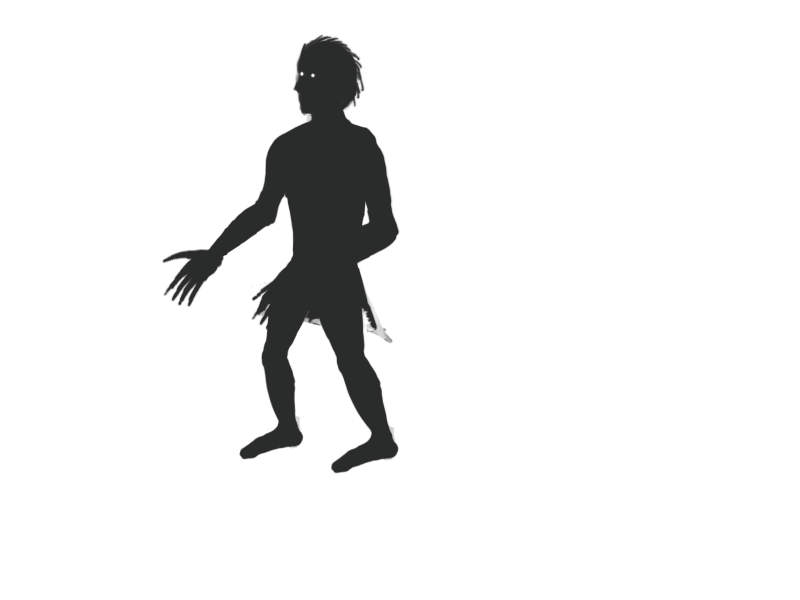
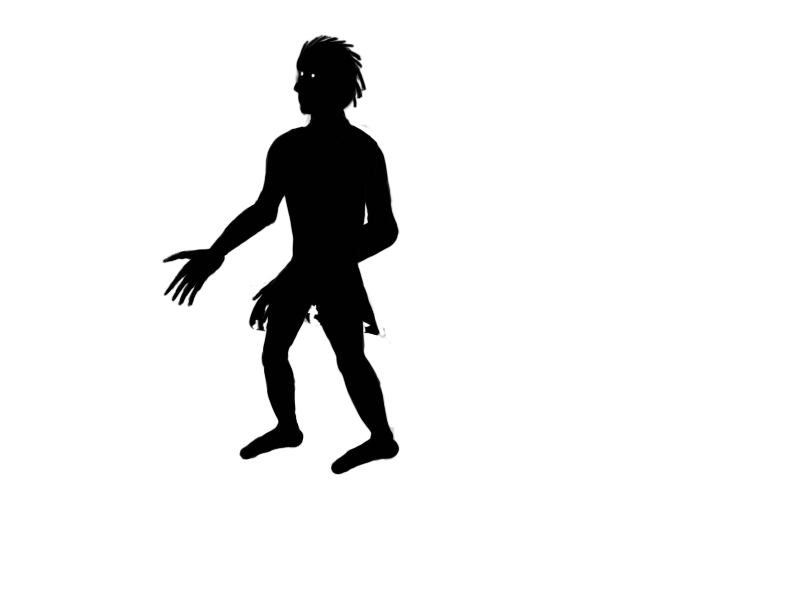
Revision of a layered 800 x 600 image; what changed, layer by layer:
painted on "stehno" (1st of 2, in "telo" › "prava noha") over left=262, top=257, right=329, bottom=369
painted on "holen" over left=261, top=345, right=300, bottom=442
painted on "chodidlo" (1st of 2, in "telo" › "prava noha") over left=239, top=409, right=304, bottom=461
painted on "zapesti + prsty kopie" over left=163, top=248, right=227, bottom=306
painted on "predlokti kopie" over left=203, top=197, right=278, bottom=266
painted on "paze kopie" over left=254, top=130, right=304, bottom=226
painted on "trup" (2nd of 2, in "telo" › "trup") over left=248, top=110, right=394, bottom=344
painted on "stehno" (2nd of 2, in "telo" › "leva noha") over left=312, top=253, right=370, bottom=379
painted on "holen kopie" over left=336, top=346, right=395, bottom=447
painted on "chodidlo" (2nd of 2, in "telo" › "leva noha") over left=330, top=422, right=401, bottom=475
painted on "zaprsti, prsty, zapesti" over left=252, top=272, right=313, bottom=330
painted on "predlokt" over left=300, top=214, right=399, bottom=287
painted on "paze" over left=347, top=134, right=399, bottom=243
painted on "hlava" (2nd of 2, in "telo" › "hlava") over left=292, top=34, right=367, bottom=150
